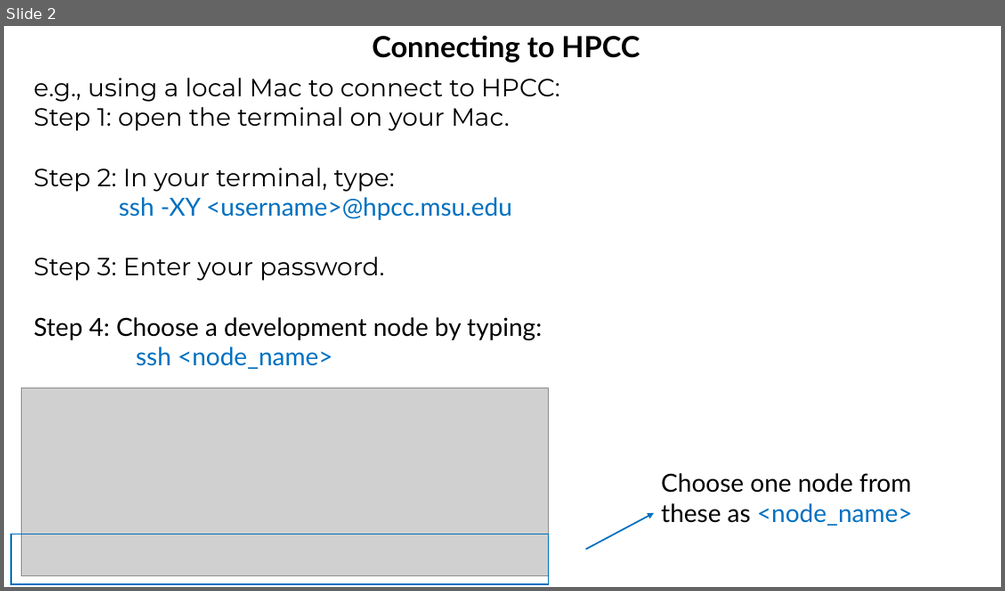
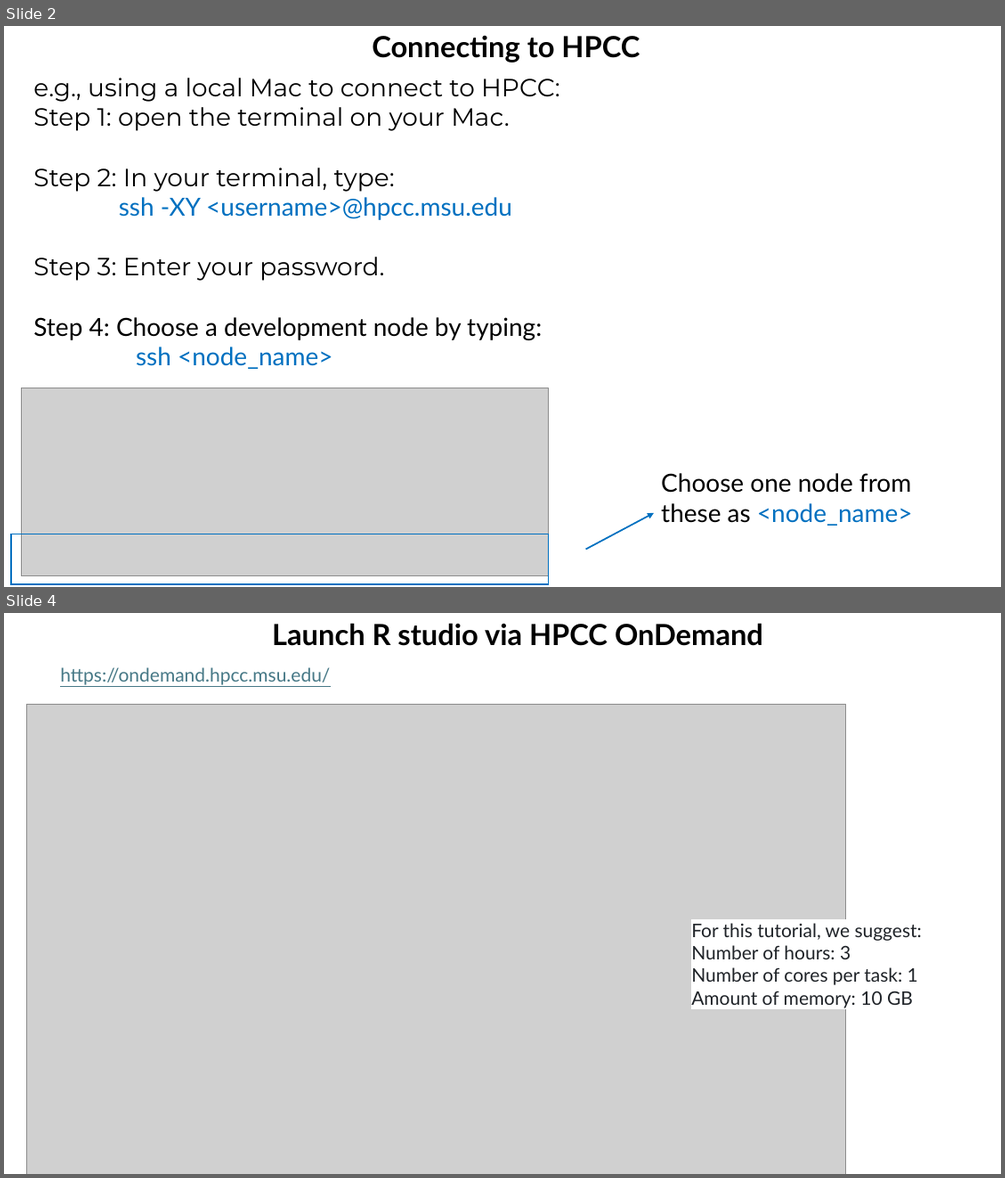
Before and after one commit to Bin-Chen-Lab/2024_bigdatacamp, a slide deck: Ruoqiao/day 1 - Unix.pptx. Shown one above the other, each under a label of ours: slide 2 before the commit, slides 2 and 4 after it; the slides between them are not shown. The pictures are 1005x591 and 1005x1178 pixels, drawn with LibreOffice and Linux fonts; fonts in the diff are those of the drawing; grey boxes stand for pictures. Boxes give left, top, right and bottom in pixels: in the first picture for what was removed or moved away, otherwise in the second. Text is boxed around its words. In the diff, an @@ line names an element or a change of style, - is before the commit and + after.

```diff
--- a/Ruoqiao/day 1 - Unix.pptx
+++ b/Ruoqiao/day 1 - Unix.pptx
@@ slide 4 added at [4, 613, 1001, 1174], background #FFFFFF @@
@@ text added at [272, 623, 763, 646], 28 pt, text #000000, bold @@
+Launch R studio via HPCC OnDemand
@@ text added at [60, 667, 330, 685], 18 pt, text #467886, underline @@
+https://ondemand.hpcc.msu.edu/
@@ picture added at [26, 704, 846, 1174] @@
@@ text added at [691, 923, 922, 1008], 18 pt, text #1F2328 @@
+For this tutorial, we suggest:
+Number of hours: 3
+Number of cores per task: 1
+Amount of memory: 10 GB
```
Also in this commit, not shown: 1 slide changed.
